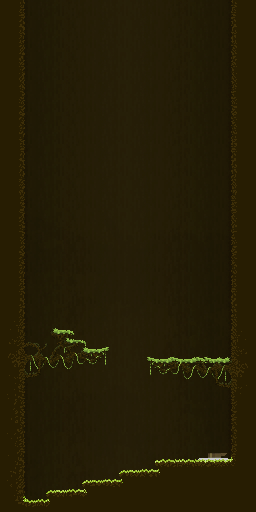
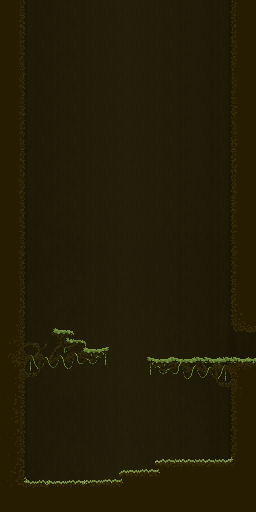
Layer changes from the first 256x512 image to the second:
hid "Chest Open" over [208, 453, 227, 458]
painted on "Layer 5 copy 4" over [23, 457, 233, 503]
added layer "Layer 32" in group "Basics" over [223, 356, 256, 363]
renamed "Layer 4" to "Layer 31 copy", moved it above "Layer 31", painted on it over [7, 0, 256, 507]
hid "Layer 31", painted on it over [7, 0, 256, 507]
removed layer "Layer 29" from group "Basics" over [7, 0, 256, 507]
